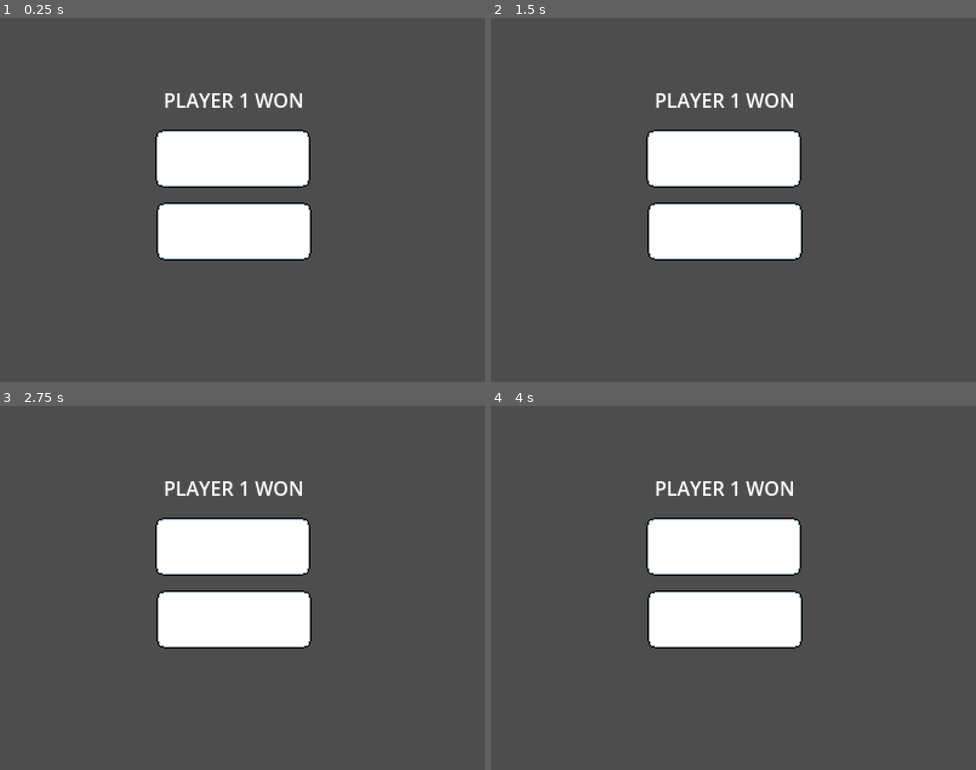
Above: before the commit, frames 1-4 (two rows, left to right).
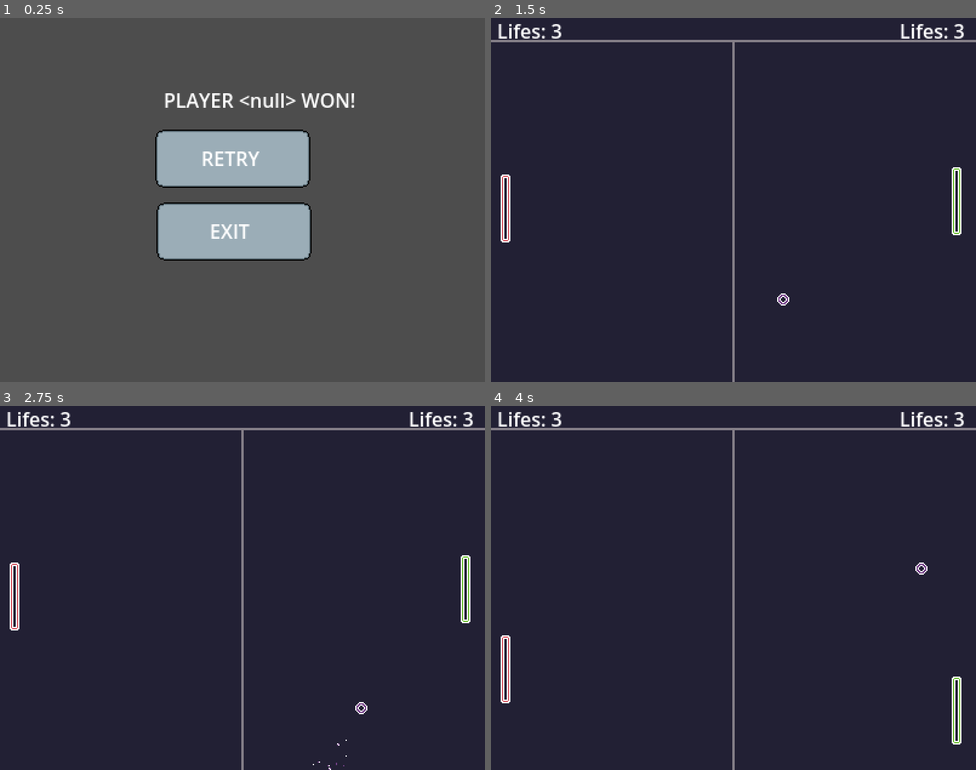
Above: after the commit, the same moments.

Repository: phantomvines/the_20_games_challenge
Game: Godot game, scene res://scenes/death_scene.tscn
Same seed, same stepped clock (60 frames per second), same inputs: the game is played once before the commit and once after it. This scene is started directly instead of the project's main scene.
Inputs (mouse positions are in pixels of both pictures, inside the frame that each line leads up to):
- Up to frame 1 (0.25 s): no input
- Up to frame 2 (1.5 s): click (723, 159) at 0.5 s; click (723, 159) at 1.27 s
- Up to frame 3 (2.75 s): click (232, 547) at 2.02 s
- Up to frame 4 (4 s): hold Down (right_down) 2.78-3.53 s; hold S (left_down) from 3.53 s (still down)

The runs differ from the first frame. In frame 1, 10% of the frame differs, in the area x 32-73%, y 20-67%; in frame 2, 100%, in the area x 0-100%, y 0-100%; in frame 3, 100%; in frame 4, 100%.

Commit message:
death screen works

Diff:
--- a/pong/death_scene.gd
+++ b/pong/death_scene.gd
@@ -1,10 +1,12 @@
 extends Node2D
 
+func _ready() -> void:
+	$win_label.text = "PLAYER " + str(Scenemanager.player_won) + " WON!"
 
 func _on_retry_pressed() -> void:
-	pass # Replace with function body.
+	get_tree().change_scene_to_file("res://scenes/main.tscn")
 
 
 func _on_exit_pressed() -> void:
 	# close scene
-	get_tree().free()
+	get_tree().quit()
--- /dev/null
+++ b/pong/global/scenemanager.gd
@@ -0,0 +1,3 @@
+extends Node
+
+var player_won
--- a/pong/project.godot
+++ b/pong/project.godot
@@ -14,6 +14,10 @@
 run/main_scene="uid://71xsrwgjyx62"
 config/features=PackedStringArray("4.4", "Forward Plus")
 config/icon="res://icon.svg"
+
+[autoload]
+
+Scenemanager="*res://global/scenemanager.gd"
 
 [display]
 
--- a/pong/scenes/death_scene.tscn
+++ b/pong/scenes/death_scene.tscn
@@ -14,6 +14,14 @@
 offset_bottom = 140.0
 texture_normal = ExtResource("2_vcjmr")
 
+[node name="Label" type="Label" parent="retry"]
+layout_mode = 0
+offset_left = 38.0
+offset_top = 12.0
+offset_right = 86.0
+offset_bottom = 35.0
+text = "RETRY"
+
 [node name="exit" type="TextureButton" parent="."]
 texture_filter = 1
 offset_left = 129.0
@@ -22,7 +30,15 @@
 offset_bottom = 200.0
 texture_normal = ExtResource("2_vcjmr")
 
-[node name="Label" type="Label" parent="."]
+[node name="Label" type="Label" parent="exit"]
+layout_mode = 0
+offset_left = 44.0
+offset_top = 12.0
+offset_right = 84.0
+offset_bottom = 35.0
+text = "EXIT"
+
+[node name="win_label" type="Label" parent="."]
 texture_filter = 1
 offset_left = 135.0
 offset_top = 56.0
--- a/pong/scenes/main.gd
+++ b/pong/scenes/main.gd
@@ -3,10 +3,21 @@
 var lifes_player_1 = 3
 var lifes_player_2 = 3
 
+signal player_won(player: int)
+
 func _on_ball_ball_hit(side: String) -> void:
+	# decrease life count of player whose side got hit
 	if side == "left":
 		lifes_player_1 -= 1
 		$lives_player_1.text = "Lifes: " + str(lifes_player_1)
 	else:
 		lifes_player_2 -= 1
 		$lives_player_2.text = "Lifes: " + str(lifes_player_2)
+
+	# check if one player has won, if yes, set scene to death scene and update player_won
+	if lifes_player_1 == 0:
+		Scenemanager.player_won = 2
+		get_tree().change_scene_to_file("res://scenes/death_scene.tscn")
+	elif lifes_player_2 == 0:
+		Scenemanager.player_won = 1
+		get_tree().change_scene_to_file("res://scenes/death_scene.tscn")
Binary file changed: pong/assets/button.aseprite
Binary file changed: pong/assets/button.png
Not shown, added: pong/global/scenemanager.gd.uid
